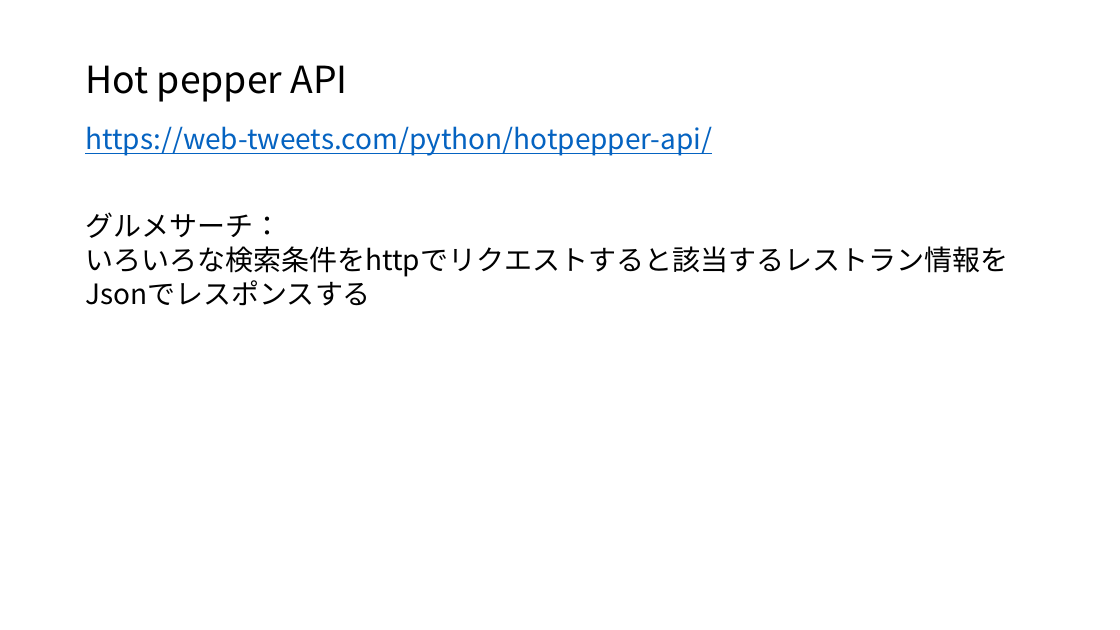
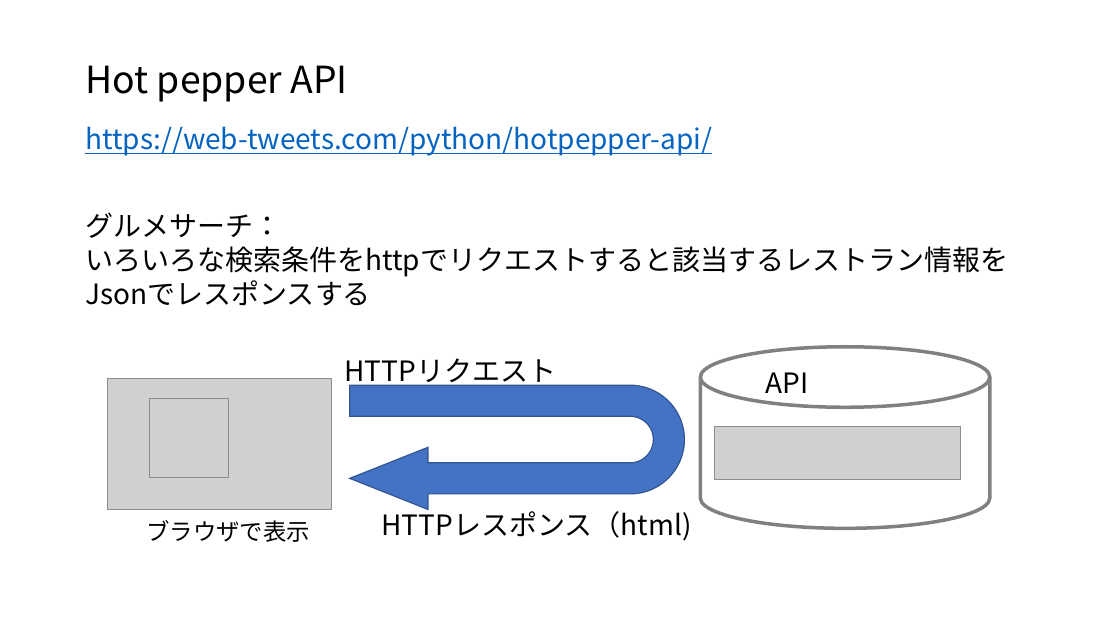
Before and after one commit to ueharaLab/bigdata8_API, a slide deck: slide 16 of bigdata7_API.pptx. Drawn at 1120x630 pixels with LibreOffice and Linux fonts; fonts in the diff are those of the drawing; grey boxes stand for pictures. Boxes give left, top, right and bottom in pixels: in the first picture for what was removed or moved away, otherwise in the second. Text is boxed around its words. In the diff, an @@ line names an element or a change of style, - is before the commit and + after.

```diff
--- a/bigdata7_API.pptx
+++ b/bigdata7_API.pptx
@@ text added at [345,358,557,389], 24 pt, text #000000 @@
+HTTPリクエスト
@@ cylinder added at [701,347,991,528], outline #808080 3 pt @@
@@ picture added at [108,378,332,509] @@
@@ uturn arrow added at [350,385,685,509], fill #4472C4, outline #325491 1 pt @@
@@ text added at [766,372,809,401], 24 pt, text #000000 @@
+API
@@ picture added at [150,398,229,477] @@
@@ picture added at [715,427,960,480] @@
@@ text added at [382,507,692,541], 24 pt, text #000000 @@
+HTTPレスポンス（html)
@@ text added at [147,520,311,542], 20 pt, text #000000 @@
+ブラウザで表示
```
Also in this commit, not shown: 7 other slides changed, 7 slides added, 1 slide removed, 8 other files.
